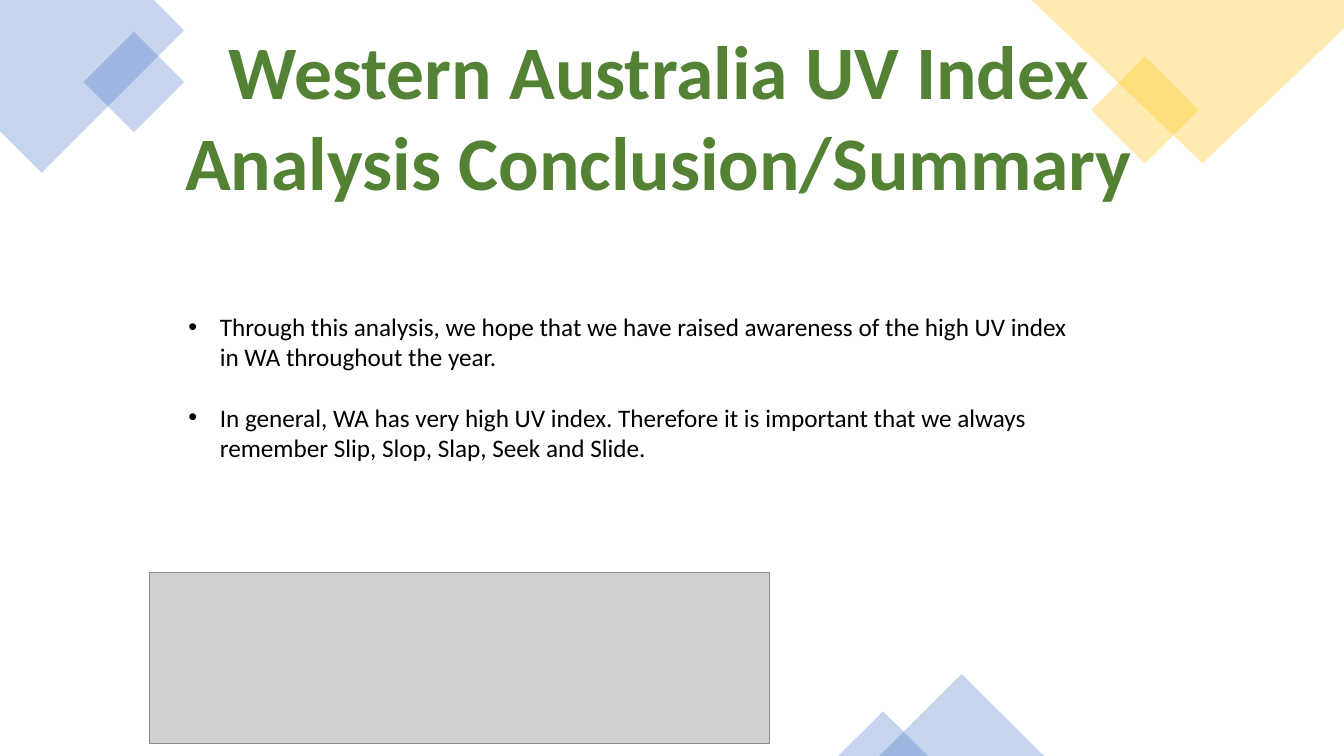
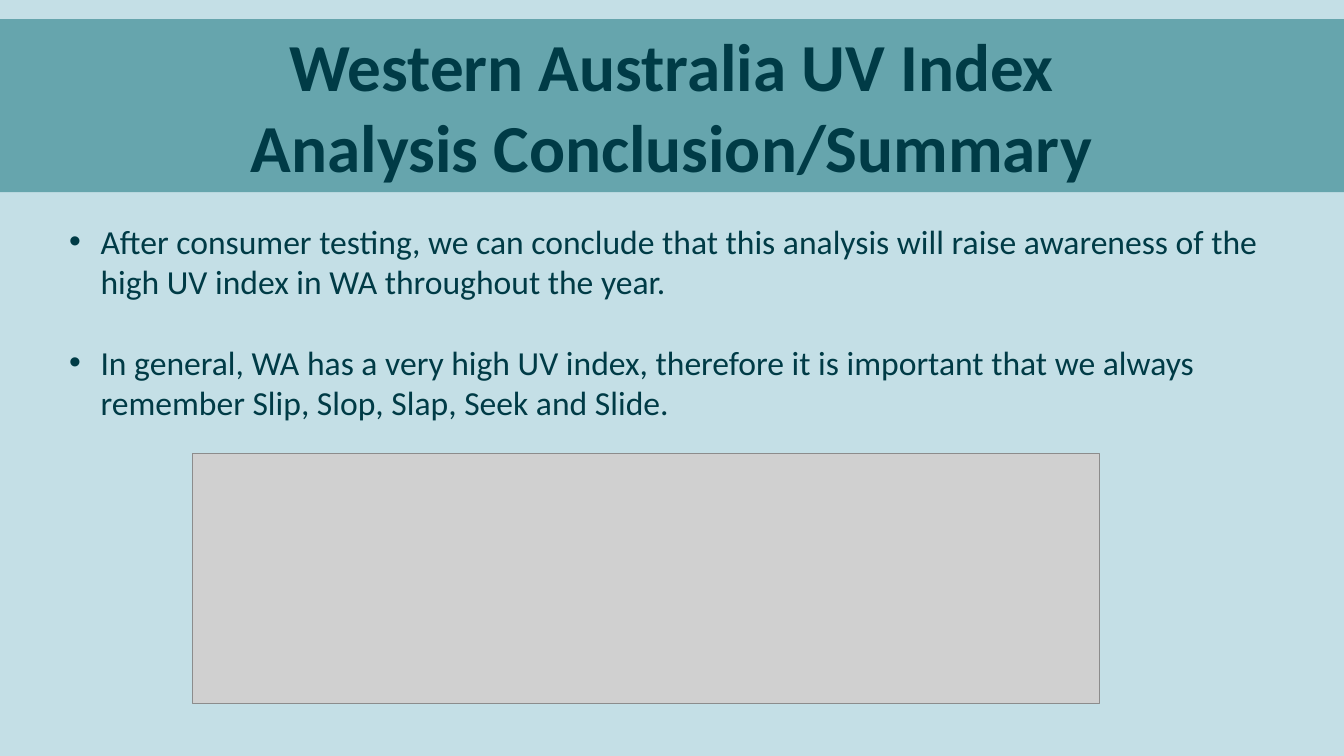
Before and after one commit to parastoorazavi/Data-Analytics-Project-2, a slide deck: slide 12 of Presentation.pptx. Drawn at 1344x756 pixels with LibreOffice and Linux fonts; fonts in the diff are those of the drawing; grey boxes stand for pictures. Boxes give left, top, right and bottom in pixels: in the first picture for what was removed or moved away, otherwise in the second. Text is boxed around its words. In the diff, an @@ line names an element or a change of style, - is before the commit and + after.

```diff
--- a/Presentation.pptx
+++ b/Presentation.pptx
@@ background #FFFFFF to #C4DFE6 @@
@@ rectangle "Western Australia UV Index": place and size @@
-rectangle "Western Australia UV Index" at box(185, 37, 1131, 202)
+rectangle "Western Australia UV Index" at box(0, 19, 1344, 193)
@@ rectangle "Western Australia UV Index" at box(0, 19, 1344, 193): size 54 to 48 pt, text colour #548235 to #003B46; fill none to #66A5AD @@
@@ freeform shape removed at box(0, 0, 185, 173) @@
@@ freeform shape removed at box(1031, 0, 1344, 163) @@
@@ rectangle removed at box(84, 32, 185, 133) @@
@@ rectangle removed at box(1091, 57, 1198, 164) @@
@@ text at box(101, 230, 1257, 421): text changed; size 18 to 24 pt; text colour #000000 to #003B46 @@
-• Through this analysis, we hope that we have raised awareness of the high UV index in WA throughout the year.
-• In general, WA has very high UV index. Therefore it is important that we always remember Slip, Slop, Slap, Seek and Slide.
+• After consumer testing, we can conclude that this analysis will raise awareness of the high UV index in WA throughout the year.
+• In general, WA has a very high UV index, therefore it is important that we always remember Slip, Slop, Slap, Seek and Slide.
@@ picture: place and size @@
-picture at box(150, 573, 769, 743)
+picture at box(193, 454, 1100, 704)
@@ triangle removed at box(879, 675, 1044, 756) @@
@@ triangle removed at box(839, 712, 929, 756) @@
```
Also in this commit, not shown: 11 other slides changed, 5 other files.
